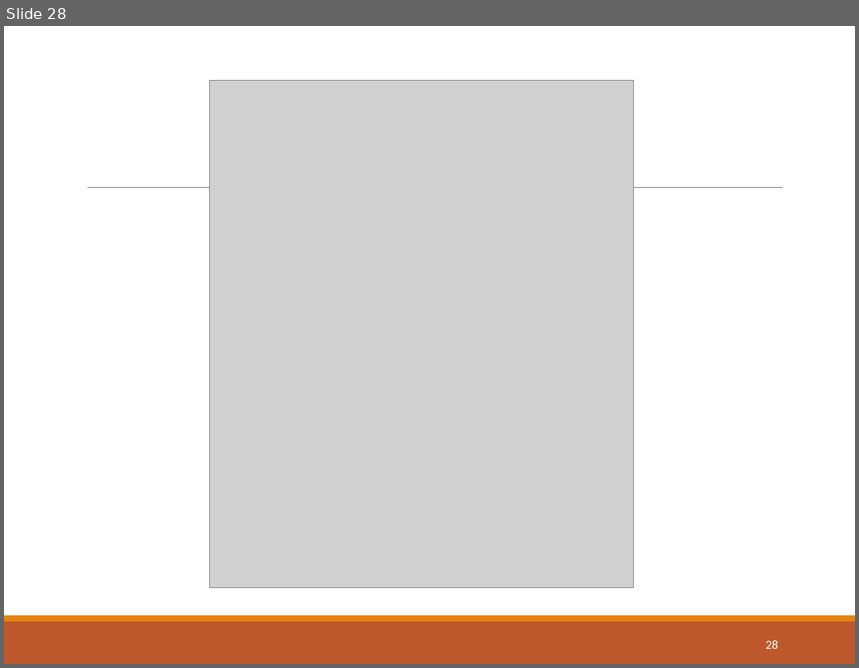
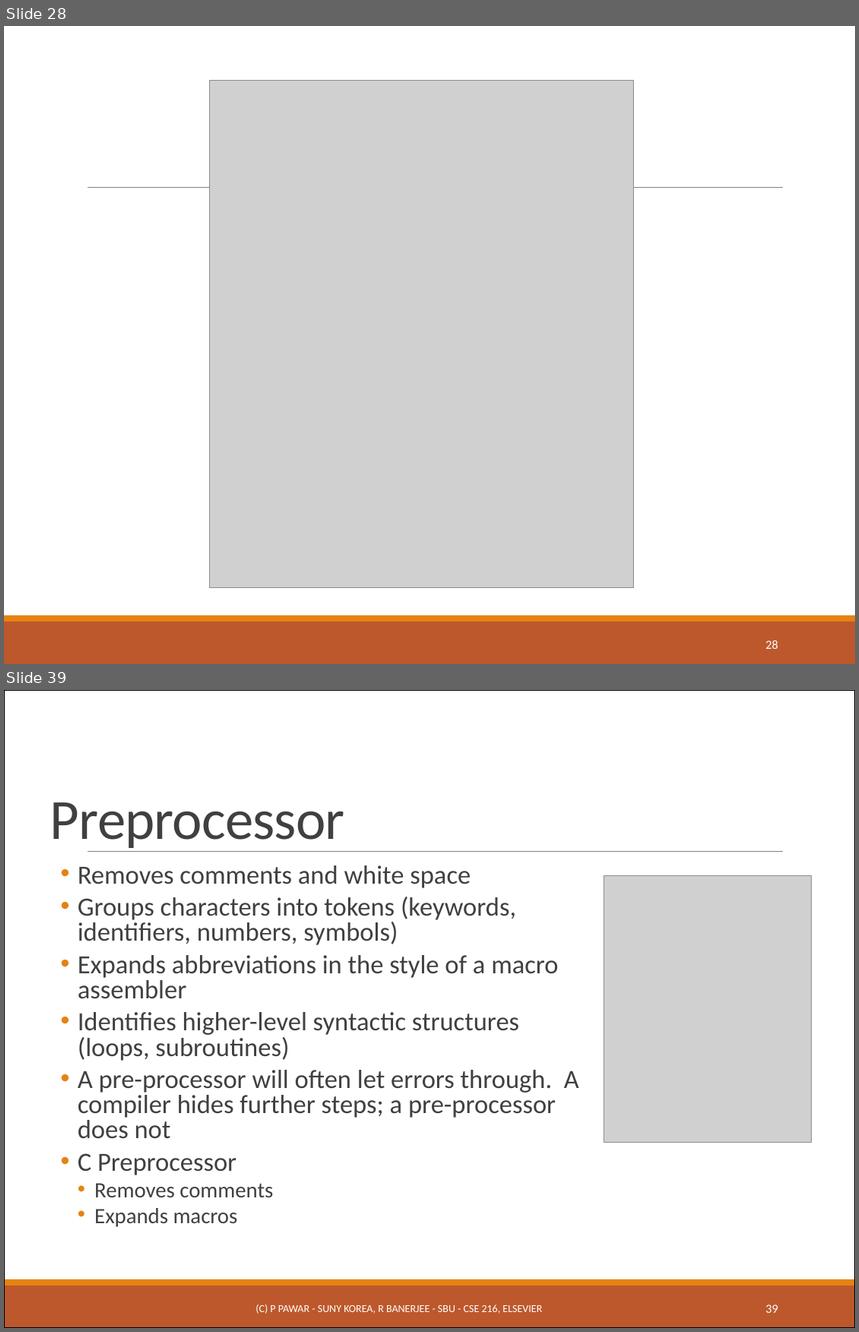
Before and after one commit to ppawar/ppawar.github.io, a slide deck: CSE216-S19/slides/PPT/CSE216_Lec1.pptx. Shown one above the other, each under a label of ours: slide 28 before the commit, slides 28 and 39 after it; the slides between them are not shown. The pictures are 859x668 and 859x1332 pixels, drawn with LibreOffice and Linux fonts; fonts in the diff are those of the drawing; grey boxes stand for pictures. Boxes give left, top, right and bottom in pixels: in the first picture for what was removed or moved away, otherwise in the second. Text is boxed around its words. In the diff, an @@ line names an element or a change of style, - is before the commit and + after.

```diff
--- a/CSE216-S19/slides/PPT/CSE216_Lec1.pptx
+++ b/CSE216-S19/slides/PPT/CSE216_Lec1.pptx
@@ slide 39 added at (4, 690, 855, 1328), background #FFFFFF; not listed: 3 template elements that a slide beside it also shows @@
@@ rectangle added at (4, 690, 855, 1328), outline #000000 0.75 pt @@
@@ title added at (50, 802, 345, 852), 48 pt, text #404040 @@
+Preprocessor
@@ text added at (78, 866, 579, 1227), 22.2 pt, text #404040 @@
+  • Removes comments and white space
+  • Groups characters into tokens (keywords, identifiers, numbers, symbols)
+  • Expands abbreviations in the style of a macro assembler
+  • Identifies higher-level syntactic structures (loops, subroutines)
+  • A pre-processor will often let errors through. A compiler hides further steps; a pre-processor does not
+  • C Preprocessor
+    • Removes comments
+    • Expands macros
@@ picture added at (604, 876, 812, 1143) @@
@@ text added at (256, 1305, 542, 1314), 9 pt, text #FFFFFF @@
+(C) P PAWAR - SUNY KOREA, R BANERJEE - SBU - CSE 216, ELSEVIER
@@ page number added at (766, 1305, 778, 1313), 10.5 pt, text #FFFFFF @@
+39
```
Also in this commit, not shown: 32 slides changed, 19 other slides added.
